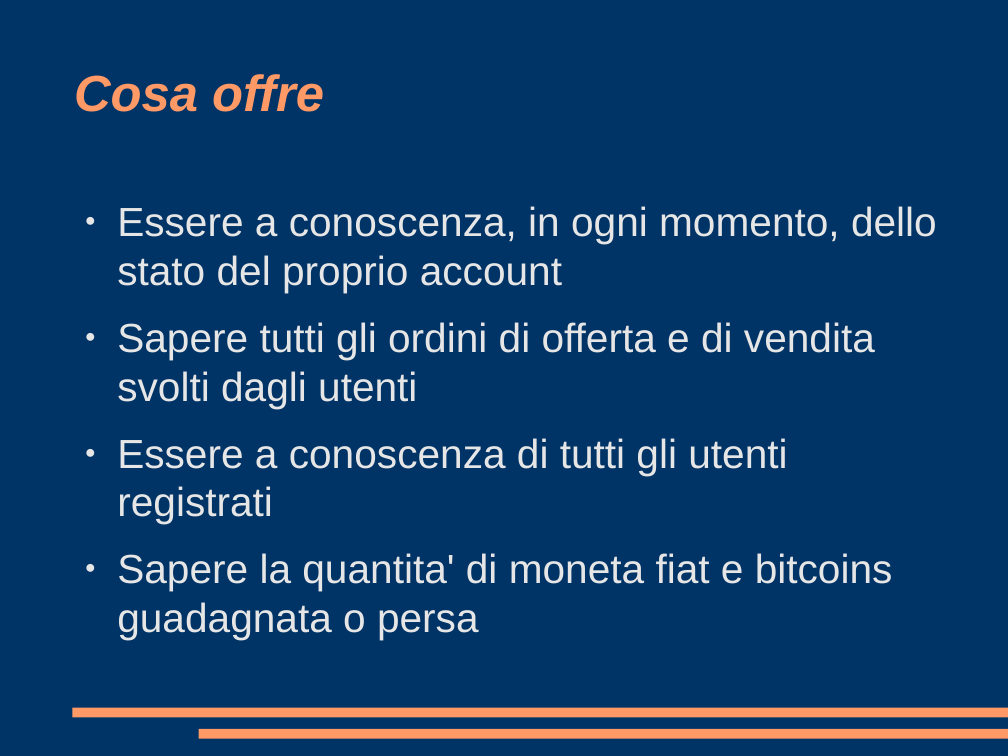
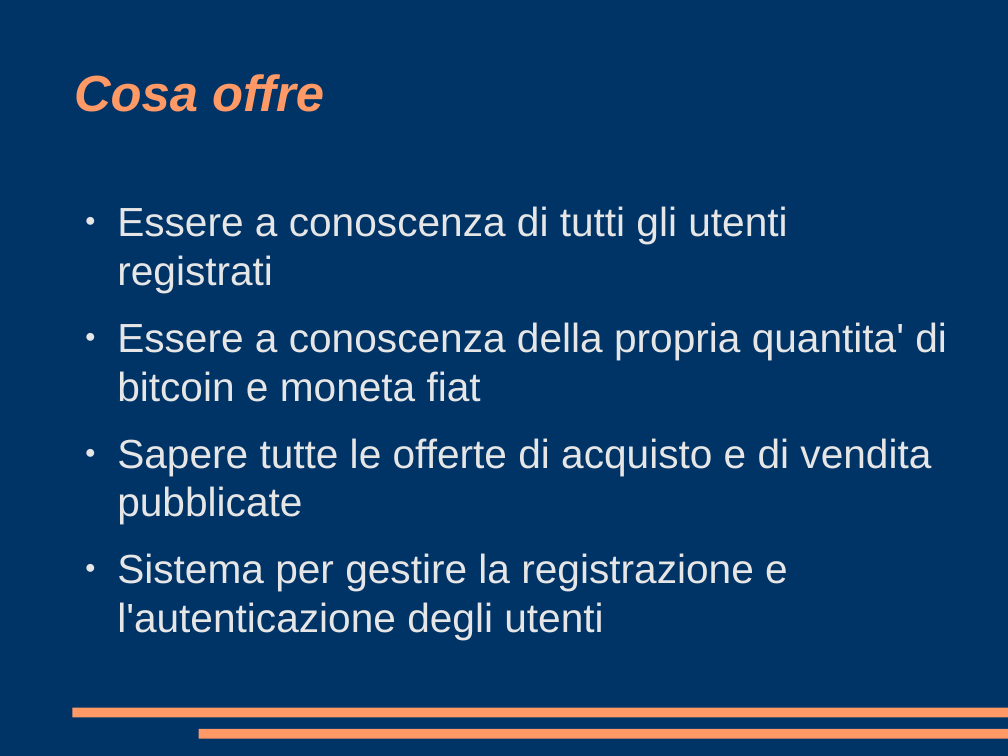
Before and after one commit to fachinmax/exchange_platform, a slide deck: slide 5 of presentazione.odp (slide 4 before the commit). Drawn at 1008x756 pixels with LibreOffice and Linux fonts; fonts in the diff are those of the drawing. Boxes give left, top, right and bottom in pixels: in the first picture for what was removed or moved away, otherwise in the second. Text is boxed around its words. In the diff, an @@ line names an element or a change of style, - is before the commit and + after.

```diff
--- a/presentazione.odp
+++ b/presentazione.odp
@@ text at [117, 206, 937, 409]: paragraphs removed @@
-● Essere a conoscenza, in ogni momento, dello stato del proprio account
-● Sapere tutti gli ordini di offerta e di vendita svolti dagli utenti
@@ text at [117, 322, 947, 640]: text changed @@
-● Sapere la quantita' di moneta fiat e bitcoins guadagnata o persa
+● Essere a conoscenza della propria quantita' di bitcoin e moneta fiat
+● Sapere tutte le offerte di acquisto e di vendita pubblicate
+● Sistema per gestire la registrazione e l'autenticazione degli utenti
```
Also in this commit, not shown: 4 other slides changed, 6 slides added, 1 slide removed.
